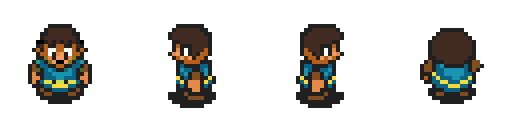
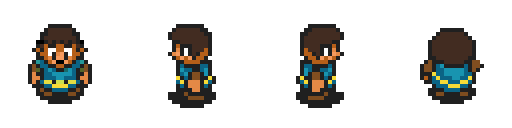
Layers edited between the first and the second 512 x 128 image:
painted on "Layer 1" over 44, 56, 76, 64
painted on "Layer 2" over 44, 56, 48, 60
